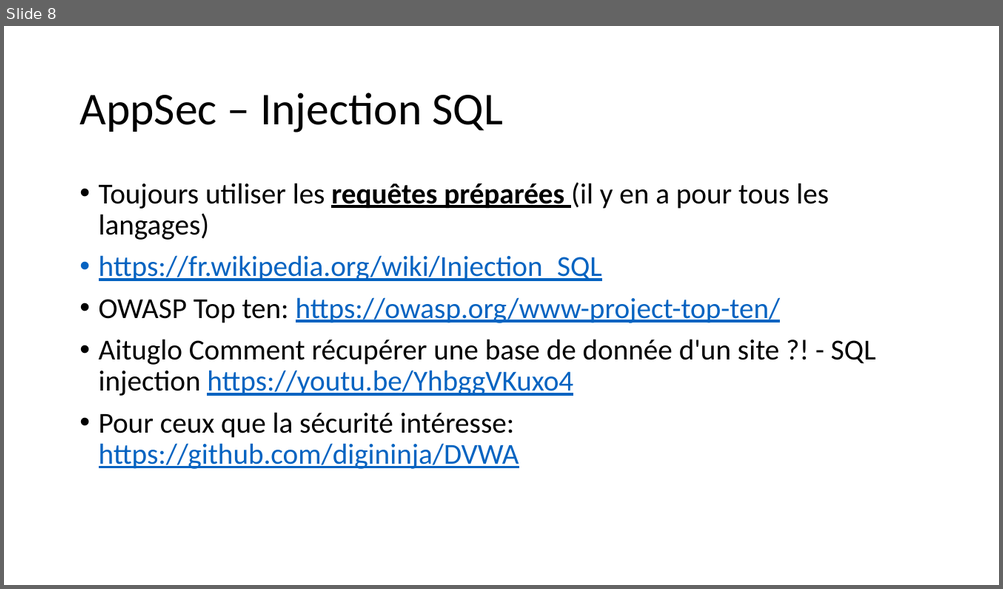
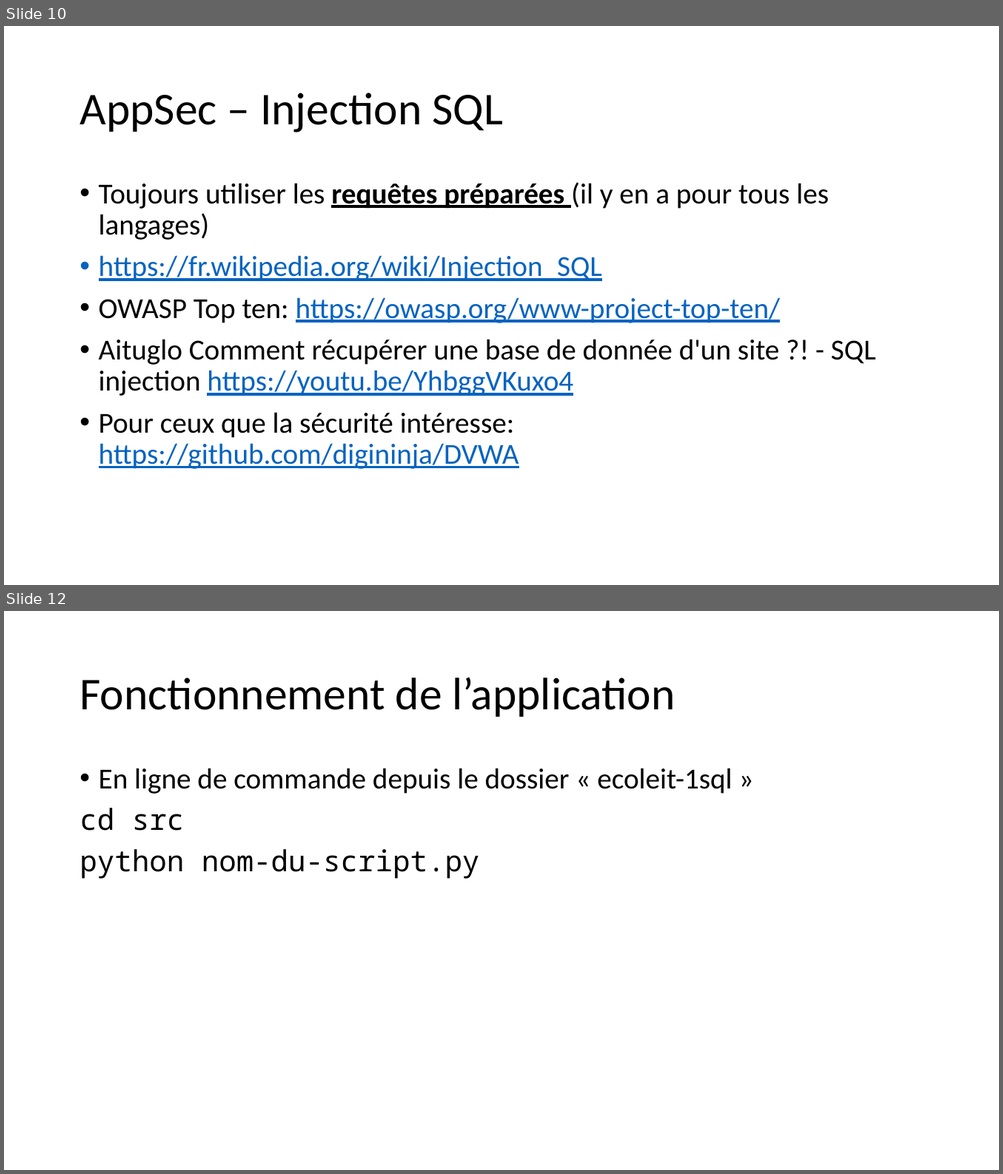
Before and after one commit to zeemil/ecoleit-1sql, a slide deck: Exercices Python.pptx. Shown one above the other, each under a label of ours: slide 8 before the commit, slides 10 and 12 after it; the slides between them are not shown. The pictures are 1003x589 and 1003x1174 pixels, drawn with LibreOffice and Linux fonts; fonts in the diff are those of the drawing. Boxes give left, top, right and bottom in pixels: in the first picture for what was removed or moved away, otherwise in the second. Text is boxed around its words. In the diff, an @@ line names an element or a change of style, - is before the commit and + after.

Commit message:
WIP on Exercices Python.pptx

```diff
--- a/Exercices Python.pptx
+++ b/Exercices Python.pptx
@@ slide 12 added at (4,611,999,1170), background #FFFFFF @@
@@ title added at (79,678,675,717), 44 pt, text #000000 @@
+Fonctionnement de l’application
@@ text added at (79,768,731,879), 28 pt, text #000000 @@
+• En ligne de commande depuis le dossier « ecoleit-1sql »
+cd src
+python nom-du-script.py
@@ what was slide 8 is now slide 10 @@
```
Also in this commit, not shown: 2 slides changed, 2 other slides added.
